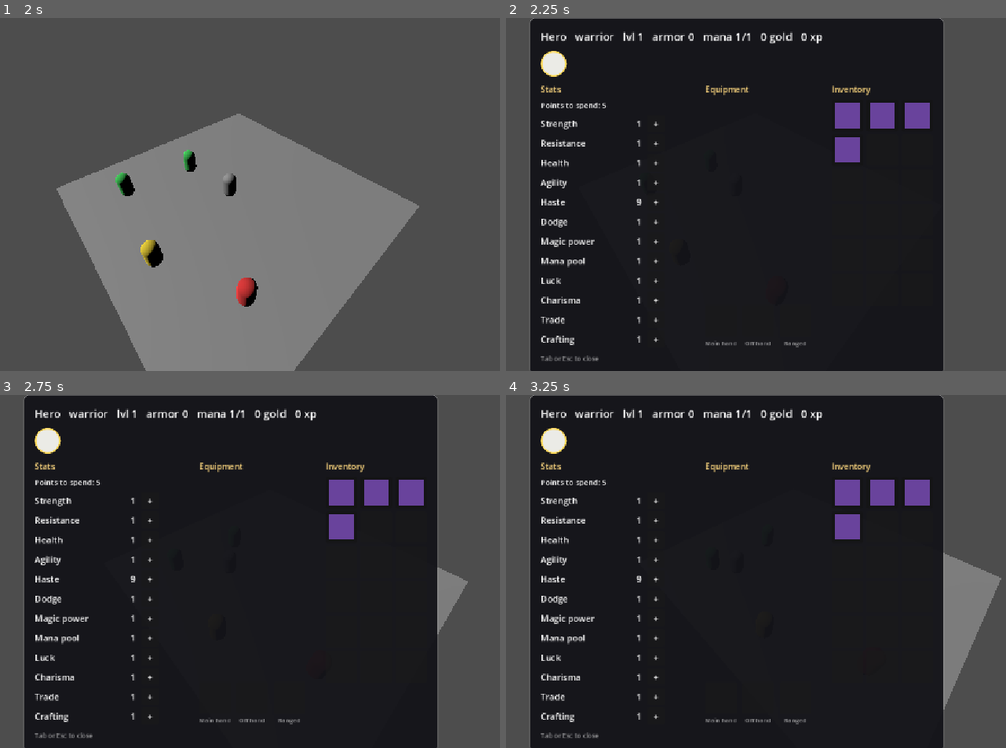
Above: before the commit, frames 1-4 (two rows, left to right).
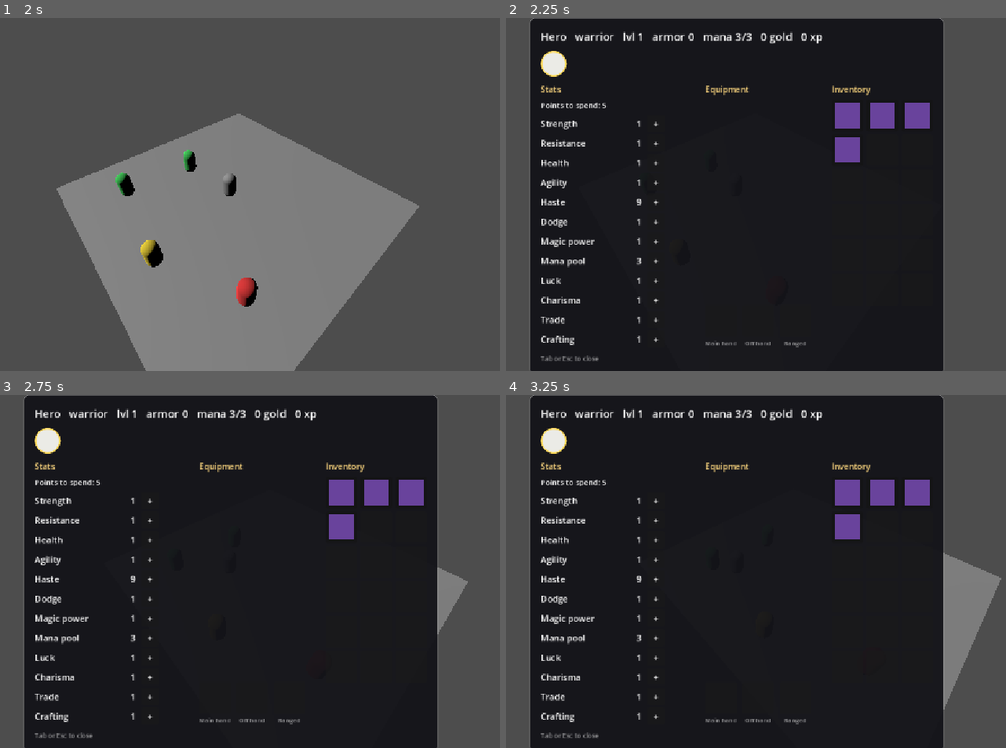
Above: after the commit, the same moments.

Repository: nikiyyy/the-big-bounty
Game: Godot game, scene res://scenes/main.tscn
Same seed, same stepped clock (60 frames per second), same inputs: the game is played once before the commit and once after it.
Inputs (mouse positions are in pixels of both pictures, inside the frame that each line leads up to):
- Up to frame 1 (2 s): tap Enter at 0.5 s; move the mouse to (370, 176) at 0.52 s; hold D 0.53-1.25 s; tap F at 0.6 s; click (370, 176) at 0.67 s; drag from (105, 212) to (200, 265) at 1.27 s
- Up to frame 2 (2.25 s): move the mouse to (801, 116) at 2.02 s; hold D from 2.03 s (still down); tap Tab at 2.1 s; click (801, 116) at 2.17 s
- Up to frame 3 (2.75 s): keep holding D; tap F at 2.3 s
- Up to frame 4 (3.25 s): release D at 2.75 s; drag from (706, 642) to (546, 518) at 2.77 s

Frame 1 is identical in both runs. In frame 2, less than 0.1% of the frame differs, in the area x 26-50%, y 4-70%; in frame 3, less than 0.1%; in frame 4, less than 0.1%.

Commit message:
added spells

Diff:
--- a/Scripts/battle_map.gd
+++ b/Scripts/battle_map.gd
@@ -6,6 +6,8 @@
 const COLOR_ROUGH := Color(0.18, 0.32, 0.58)
 const PREVIEW_TINT := Color(0.95, 0.82, 0.45)
 const DEPLOY_TINT := Color(0.55, 0.9, 0.65)
+const CAST_RANGE_TINT := Color(0.70, 0.62, 0.95)
+const BLAST_TINT := Color(1.15, 0.45, 0.30)
 
 @export var columns: int = 30
 @export var rows: int = 40
@@ -52,6 +54,10 @@
 var _portrait_hover = null
 var _world_hover = null
 var _deploy_tiles: Dictionary = {}
+var _targeting: Spell = null
+var _caster = null
+var _cast_tiles: Dictionary = {}
+var _blast_tiles: Dictionary = {}
 
 func _ready() -> void:
 	_rebuild()
@@ -335,7 +341,10 @@
 	_hud.unit_unhovered.connect(func(): set_portrait_hover(null))
 
 	combat.movement_changed.connect(_on_movement_changed)
-	combat.turn_changed.connect(func(_u, _r, _p): _refresh_preview())
+	combat.turn_changed.connect(func(_u, _r, _p):
+		cancel_targeting()
+		_refresh_preview()
+	)
 	combat.begin()
 
 
@@ -409,9 +418,16 @@
 	return combat.active if combat.player_controlled() else null
 
 func _unhandled_input(event: InputEvent) -> void:
-	if event is InputEventKey and event.pressed and not event.echo:
-		if event.keycode == KEY_ESCAPE:
+	if not (event is InputEventKey and event.pressed and not event.echo):
+		return
+
+	if event.keycode == KEY_ESCAPE:
+		if _targeting != null:
+			cancel_targeting()
+		else:
 			Game.end_battle()
+	elif event.keycode == KEY_F:
+		_try_begin_targeting(0)
 
 func _highlight_deploy_zone() -> void:
 	_deploy_tiles.clear()
@@ -638,6 +654,10 @@
 		desired[h] = _tile_color(h.x, h.y) * REACHABLE_TINT
 	for h in _preview.keys():
 		desired[h] = _tile_color(h.x, h.y) * PREVIEW_TINT
+	for h in _cast_tiles.keys():
+		desired[h] = _tile_color(h.x, h.y) * CAST_RANGE_TINT
+	for h in _blast_tiles.keys():
+		desired[h] = _tile_color(h.x, h.y) * BLAST_TINT
 
 	var mm: MultiMesh = _grid.multimesh
 
@@ -668,11 +688,13 @@
 
 
 func _process(_delta: float) -> void:
+	if _targeting != null:
+		_update_blast()
+		return
 	if combat == null:
 		return
 	var found = _unit_under_mouse()
 	if found != _world_hover:
-		print("hover: ", found)
 		_world_hover = found
 		_resolve_hover()
 
@@ -934,3 +956,143 @@
 
 	free.shuffle()
 	return free.slice(0, mini(count, free.size()))
+
+func is_targeting() -> bool:
+	return _targeting != null
+
+
+## Every spell this unit can cast: its own list plus its class's.
+func _spells_of(unit) -> Array:
+	var out: Array = []
+	if "spells" in unit and unit.spells != null:
+		for s in unit.spells:
+			if s != null:
+				out.append(s)
+	if "character_class" in unit and unit.character_class != null:
+		for s in unit.character_class.spells:
+			if s != null and not out.has(s):
+				out.append(s)
+	return out
+
+
+func _try_begin_targeting(index: int) -> void:
+	if combat == null or _deploying or _battle_over:
+		return
+	var caster = get_controlled_unit()
+	if caster == null:
+		return
+	if not combat.can_act():
+		print("No action left this turn.")
+		return
+
+	var known: Array = _spells_of(caster)
+	if index >= known.size():
+		print("No spell in that slot.")
+		return
+
+	var spell: Spell = known[index]
+	var mana: int = caster.current_mana if "current_mana" in caster else 0
+	if mana < spell.mana_cost:
+		print("Not enough mana for %s (%d needed, %d left)." % [
+			spell.display_name, spell.mana_cost, mana
+		])
+		return
+
+	_targeting = spell
+	_caster = caster
+	_cast_tiles = _hexes_within(_hexes[caster], spell.cast_range)
+	_blast_tiles.clear()
+	_repaint()
+	print("Targeting %s — left click to cast, Escape to cancel." % spell.display_name)
+
+
+func cancel_targeting() -> void:
+	_targeting = null
+	_caster = null
+	_cast_tiles.clear()
+	_blast_tiles.clear()
+	_repaint()
+
+
+## Straight-line hex distance, ignoring obstacles — spells don't walk.
+func _hexes_within(centre: Vector2i, radius: int) -> Dictionary:
+	var out: Dictionary = {}
+	for row in range(maxi(0, centre.y - radius - 1), mini(rows, centre.y + radius + 2)):
+		for col in range(maxi(0, centre.x - radius - 1), mini(columns, centre.x + radius + 2)):
+			var h := Vector2i(col, row)
+			if hex_distance(centre, h) <= radius:
+				out[h] = true
+	return out
+
+
+func _update_blast() -> void:
+	var centre: Vector2i = _hex_under_mouse()
+	var next: Dictionary = {}
+	if centre.x >= 0 and _cast_tiles.has(centre):
+		next = _hexes_within(centre, _targeting.radius)
+
+	if next.size() == _blast_tiles.size() and (next.is_empty() or next.keys()[0] == _blast_tiles.keys()[0]):
+		return                                  # nothing moved, skip the repaint
+	_blast_tiles = next
+	_repaint()
+
+
+func _hex_under_mouse() -> Vector2i:
+	var cam := get_viewport().get_camera_3d()
+	if cam == null:
+		return Vector2i(-1, -1)
+	var mouse: Vector2 = get_viewport().get_mouse_position()
+	var from: Vector3 = cam.project_ray_origin(mouse)
+	var to: Vector3 = from + cam.project_ray_normal(mouse) * 1000.0
+
+	var query := PhysicsRayQueryParameters3D.create(from, to, 1 | 2)
+	var hit := get_world_3d().direct_space_state.intersect_ray(query)
+	if not hit.has("position"):
+		return Vector2i(-1, -1)
+	return world_to_hex(hit["position"])
+
+
+func confirm_cast(world_pos: Vector3) -> bool:
+	if _targeting == null or _caster == null:
+		return false
+	var centre: Vector2i = world_to_hex(world_pos)
+	if not _cast_tiles.has(centre):
+		print("Out of range.")
+		return false
+	if not combat.can_act():
+		cancel_targeting()
+		return false
+
+	var spell: Spell = _targeting
+	var caster = _caster
+	var area: Dictionary = _hexes_within(centre, spell.radius)
+
+	if caster.has_method("spend_mana") and not caster.spend_mana(spell.mana_cost):
+		cancel_targeting()
+		return false
+	combat.spend_action()
+
+	var power: int = 0
+	if "stats" in caster and caster.stats != null:
+		power = caster.stats.magic_power
+
+	print("%s casts %s at %s" % [_name_of(caster), spell.display_name, centre])
+
+	for unit in _units:
+		if not is_instance_valid(unit):
+			continue
+		if unit.has_method("is_alive") and not unit.is_alive():
+			continue
+		if not _hexes.has(unit) or not area.has(_hexes[unit]):
+			continue
+		if not spell.hits_allies and _is_player_side(unit) == _is_player_side(caster):
+			continue
+
+		var total: int = power + spell.roll_damage()
+		print("  %s takes %d" % [_name_of(unit), total])
+		DamageNumber.spawn(unit, total)
+		unit.take_damage(total)
+
+	cancel_targeting()
+	_refresh_reachable()
+	return true
--- a/Scripts/character_class.gd
+++ b/Scripts/character_class.gd
@@ -13,3 +13,4 @@
 
 ## Filled in when abilities exist.
 @export var abilities: Array[Resource] = []
+@export var spells: Array[Spell] = []
--- a/Scripts/npc.gd
+++ b/Scripts/npc.gd
@@ -31,6 +31,7 @@
 @export var party: Array[UnitTemplate] = []
 @export var inventory: Inventory
 @export var character_class: CharacterClass
+@export var spells: Array[Spell] = []
 
 var follow_target: Node3D = null
 var _walking: bool = false
--- a/Scripts/player.gd
+++ b/Scripts/player.gd
@@ -17,6 +17,7 @@
 @export var base_armor: int = 0
 @export var inventory: Inventory
 @export var character_class: CharacterClass
+@export var spells: Array[Spell] = []
 
 var target_position: Vector3
 var interaction_target = null
@@ -81,14 +82,19 @@
 
 	var world := Game.current_world
 	var deploying: bool = world != null and world.has_method("is_deploying") and world.is_deploying()
+	var targeting: bool = world != null and world.has_method("is_targeting") and world.is_targeting()
 
 	var from: Vector3 = cam.project_ray_origin(event.position)
 	var to: Vector3 = from + cam.project_ray_normal(event.position) * 1000.0
 	var query := PhysicsRayQueryParameters3D.create(from, to)
 	if not deploying:
-		query.exclude = [self]      # during deployment we need to be clickable
+		query.exclude = [self]
 	var hit := get_world_3d().direct_space_state.intersect_ray(query)
 	if not hit.has("position"):
+		return
+
+	if targeting:
+		world.confirm_cast(hit["position"])
 		return
 
 	var actor = _active_actor()
--- /dev/null
+++ b/Scripts/spell.gd
@@ -0,0 +1,19 @@
+class_name Spell
+extends Resource
+## A targeted spell. Radius 0 hits one hex; radius 1 hits a hex and its six
+## neighbours, and so on.
+
+@export var display_name: String = "Spell"
+@export_multiline var description: String = ""
+@export var mana_cost: int = 3
+@export var cast_range: int = 6        ## hexes from the caster
+@export var radius: int = 1            ## blast size around the target hex
+@export var damage_min: int = 2
+@export var damage_max: int = 5
+@export var hits_allies: bool = true   ## Heroes 3 style — friendly fire is real
+
+
+func roll_damage() -> int:
+	if damage_max <= damage_min:
+		return damage_min
+	return randi_range(damage_min, damage_max)
--- a/scenes/player.tscn
+++ b/scenes/player.tscn
@@ -9,10 +9,13 @@
 [ext_resource type="Resource" uid="uid://cm4t3k0ax2rsi" path="res://items/wooden_shield.tres" id="6_ur7pv"]
 [ext_resource type="Resource" uid="uid://clwk7ohjnr685" path="res://items/greatsword.tres" id="7_y4r1p"]
 [ext_resource type="Resource" uid="uid://dnxbsubqpomky" path="res://classes/warrior.tres" id="9_ur7pv"]
+[ext_resource type="Script" uid="uid://cfb1dx73mhhsh" path="res://Scripts/spell.gd" id="10_y4r1p"]
+[ext_resource type="Resource" uid="uid://bcouf66vdsb7j" path="res://spells/fireball.tres" id="11_d2wvv"]
 
 [sub_resource type="Resource" id="Resource_abqhh"]
 script = ExtResource("2_g2els")
 haste = 9
+mana_pool = 3
 metadata/_custom_type_script = "uid://qlg6oc76b8q2"
 
 [sub_resource type="Resource" id="Resource_5iu60"]
@@ -29,6 +32,7 @@
 stats = SubResource("Resource_abqhh")
 inventory = SubResource("Resource_5iu60")
 character_class = ExtResource("9_ur7pv")
+spells = Array[ExtResource("10_y4r1p")]([ExtResource("11_d2wvv")])
 
 [node name="MeshInstance3D" type="MeshInstance3D" parent="." unique_id=1154471151]
 transform = Transform3D(1, 0, 0, 0, 1, 0, 0, 0, 1, 0, 1, 0)
--- a/scenes/worlds/overworld_village.tscn
+++ b/scenes/worlds/overworld_village.tscn
@@ -84,17 +84,20 @@
 faction = 0
 display_name = "Bellona"
 inventory = SubResource("Resource_tn3yd")
+spells = null
 
 [node name="NPC" parent="NPC" unique_id=1900716751 instance=ExtResource("2_fwfmv")]
 transform = Transform3D(1, 0, 0, 0, 1, 0, 0, 0, 1, 0.7534189, 0.10000038, -5.2703304)
 faction = 0
 display_name = "Myra"
 inventory = SubResource("Resource_3evjc")
+spells = null
 
 [node name="NPC2" parent="." unique_id=1283164643 instance=ExtResource("2_fwfmv")]
 transform = Transform3D(1, 0, 0, 0, 1, 0, 0, 0, 1, 1.2593198, 0.09999943, 7.078424)
 display_name = "merchant"
 inventory = SubResource("Resource_wrdim")
+spells = null
 
 [node name="NPC3" parent="." unique_id=677490741 instance=ExtResource("2_fwfmv")]
 transform = Transform3D(1, 0, 0, 0, 1, 0, 0, 0, 1, 6.382188, 0.10000038, 4.5300207)
@@ -104,5 +107,6 @@
 party = Array[ExtResource("4_m22rl")]([SubResource("Resource_v0b4f"), SubResource("Resource_ltyuv"), SubResource("Resource_bgisd")])
 inventory = SubResource("Resource_i3btg")
 character_class = ExtResource("8_r30v4")
+spells = null
 
 [node name="PlayerSpawn" type="Marker3D" parent="." unique_id=383359081]
--- /dev/null
+++ b/spells/fireball.tres
@@ -0,0 +1,9 @@
+[gd_resource type="Resource" script_class="Spell" format=3 uid="uid://bcouf66vdsb7j"]
+
+[ext_resource type="Script" uid="uid://cfb1dx73mhhsh" path="res://Scripts/spell.gd" id="1_kdtli"]
+
+[resource]
+script = ExtResource("1_kdtli")
+display_name = "Fireball"
+cast_range = 12
+metadata/_custom_type_script = "uid://cfb1dx73mhhsh"
Not shown, added: Scripts/spell.gd.uid
